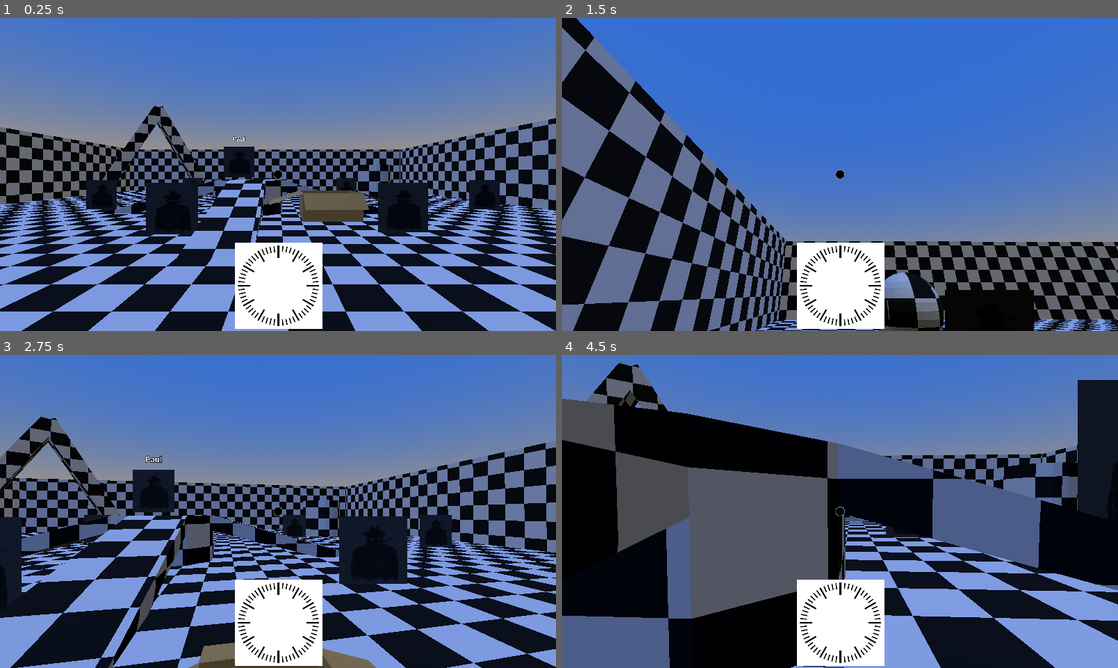
Above: before the commit, frames 1-4 (two rows, left to right).
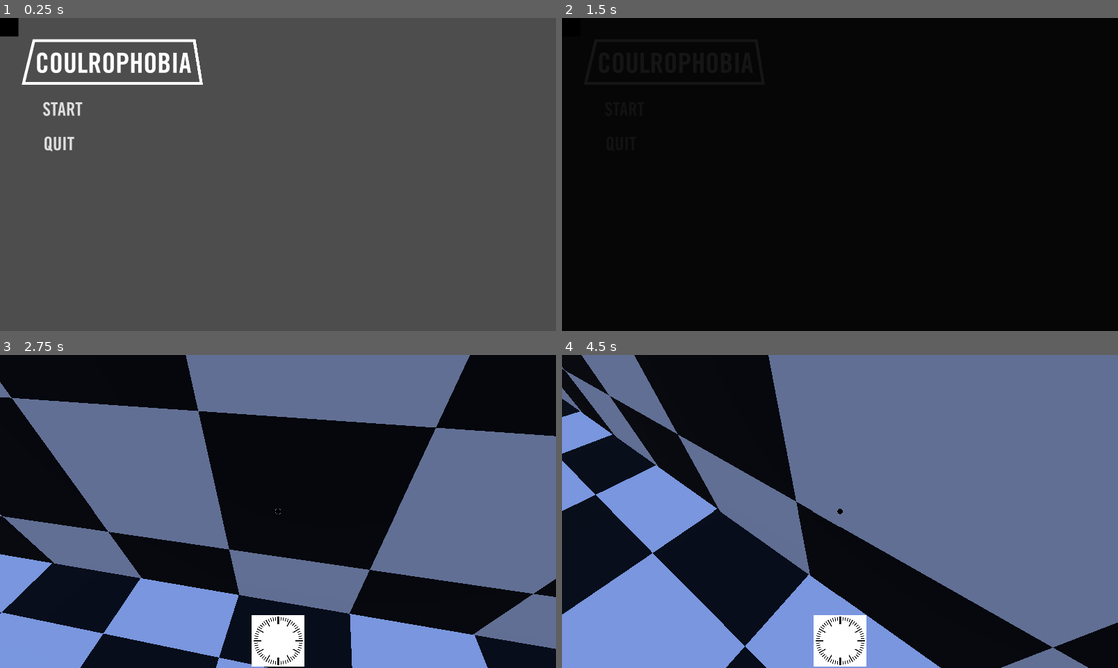
Above: after the commit, the same moments.

Repository: apet2929/brackeys-jam-16
Game: Godot game, scene res://scenes/main_menu.tscn
Same seed, same stepped clock (60 frames per second), same inputs: the game is played once before the commit and once after it. Before the commit the project starts from res://scenes/main.tscn. Video files are missing from this copy of the repository; at most half a second of black plays in their place.
Inputs (mouse positions are in pixels of both pictures, inside the frame that each line leads up to):
- Up to frame 1 (0.25 s): no input
- Up to frame 2 (1.5 s): click (623, 111) at 0.5 s, where only the run after the commit has a clickable "START"; click (623, 111) at 1.25 s, where only the run after the commit has a clickable "START"
- Up to frame 3 (2.75 s): tap Enter (ui_accept) at 2 s; move the mouse to (305, 511) at 2.02 s; hold W (forward) from 2.03 s (still down); hold Ctrl (crouch) from 2.03 s (still down); click (305, 511) at 2.17 s; tap Space (jump) at 2.27 s
- Up to frame 4 (4.5 s): keep holding W (forward); move the mouse to (812, 511) at 2.77 s; release Ctrl (crouch) at 2.78 s; right-click (812, 511) at 2.85 s; tap Space (jump) at 3.02 s; move the mouse to (851, 505) at 3.52 s; tap E (use) at 3.6 s; move the mouse to (834, 517) at 4.27 s; tap Ctrl (crouch) at 4.35 s; click (834, 517) at 4.42 s

The runs differ from the first frame. In frame 1, 99% of the frame differs, in the area x 0-100%, y 0-100%; in frame 2, 79%; in frame 3, 75%; in frame 4, 79%.

Commit message:
Main menu

Diff:
--- a/assets/dialogue_theme.tres
+++ b/assets/dialogue_theme.tres
@@ -1,10 +1,13 @@
 [gd_resource type="Theme" format=3 uid="uid://blgtyb1vfutyc"]
 
 [ext_resource type="FontFile" uid="uid://dqtjp48hbyejs" path="res://assets/fonts/Carpathe/CarpatheBold.ttf" id="1_ddhsp"]
+[ext_resource type="FontFile" uid="uid://dtmadfriyh1m1" path="res://assets/fonts/trade-gothic-bold-condensed-no-20-opentype_ufonts.com.otf" id="2_ddhsp"]
 
 [sub_resource type="StyleBoxFlat" id="StyleBoxFlat_7nxc4"]
 
 [resource]
+default_font = ExtResource("2_ddhsp")
+default_font_size = 16
 LineDisplay/base_type = &"RichTextLabel"
 NameDisplay/base_type = &"RichTextLabel"
 Response/base_type = &"PanelContainer"
--- a/project.godot
+++ b/project.godot
@@ -11,7 +11,7 @@
 [application]
 
 config/name="BrackeysJam16"
-run/main_scene="uid://c60ppto2jqd1r"
+run/main_scene="uid://bx4gqsputi8b1"
 config/features=PackedStringArray("4.7", "GL Compatibility")
 config/icon="res://icon.svg"
 
@@ -21,6 +21,8 @@
 
 [display]
 
+window/size/viewport_width=1920
+window/size/viewport_height=1080
 window/stretch/mode="viewport"
 
 [filesystem]
--- /dev/null
+++ b/scenes/candle.tscn
@@ -0,0 +1,9 @@
+[gd_scene format=3 uid="uid://bu5nag65jgmve"]
+
+[ext_resource type="PackedScene" uid="uid://b1nk7u4phc3sk" path="res://assets/models/candle/candle.glb" id="1_ctofe"]
+
+[node name="candle" unique_id=1835713593 instance=ExtResource("1_ctofe")]
+
+[node name="Point" parent="." index="5" unique_id=1951362631]
+transform = Transform3D(1, 0, 0, 0, -4.371139e-08, 1, 0, -1, -4.371139e-08, 0.0011383878, 0.23383181, -0.0009108132)
+light_energy = 0.1
--- /dev/null
+++ b/scenes/fade_transition.tscn
@@ -0,0 +1,64 @@
+[gd_scene format=3 uid="uid://gk86ip5b2h4t"]
+
+[sub_resource type="Animation" id="Animation_x8c23"]
+length = 0.001
+tracks/0/type = "value"
+tracks/0/imported = false
+tracks/0/enabled = true
+tracks/0/path = NodePath(".:color")
+tracks/0/interp = 1
+tracks/0/loop_wrap = true
+tracks/0/keys = {
+"times": PackedFloat32Array(0),
+"transitions": PackedFloat32Array(1),
+"update": 0,
+"values": [Color(0, 0, 0, 1)]
+}
+
+[sub_resource type="Animation" id="Animation_6uw4y"]
+resource_name = "fade_in"
+tracks/0/type = "value"
+tracks/0/imported = false
+tracks/0/enabled = true
+tracks/0/path = NodePath(".:color")
+tracks/0/interp = 1
+tracks/0/loop_wrap = true
+tracks/0/keys = {
+"times": PackedFloat32Array(0, 1),
+"transitions": PackedFloat32Array(1, 1),
+"update": 0,
+"values": [Color(0, 0, 0, 0), Color(0, 0, 0, 1)]
+}
+
+[sub_resource type="Animation" id="Animation_3nli8"]
+resource_name = "fade_out"
+tracks/0/type = "value"
+tracks/0/imported = false
+tracks/0/enabled = true
+tracks/0/path = NodePath(".:color")
+tracks/0/interp = 1
+tracks/0/loop_wrap = true
+tracks/0/keys = {
+"times": PackedFloat32Array(0.033333335, 0.96666664),
+"transitions": PackedFloat32Array(1, 1),
+"update": 0,
+"values": [Color(0, 0, 0, 1), Color(0, 0, 0, 0)]
+}
+
+[sub_resource type="AnimationLibrary" id="AnimationLibrary_vxaoj"]
+_data = {
+&"RESET": SubResource("Animation_x8c23"),
+&"fade_in": SubResource("Animation_6uw4y"),
+&"fade_out": SubResource("Animation_3nli8")
+}
+
+[node name="fade_transition" type="ColorRect" unique_id=15383382]
+anchors_preset = 15
+anchor_right = 1.0
+anchor_bottom = 1.0
+grow_horizontal = 2
+grow_vertical = 2
+color = Color(0, 0, 0, 1)
+
+[node name="AnimationPlayer" type="AnimationPlayer" parent="." unique_id=184306332]
+libraries/ = SubResource("AnimationLibrary_vxaoj")
--- a/scenes/main.tscn
+++ b/scenes/main.tscn
@@ -1,6 +1,7 @@
 [gd_scene format=3 uid="uid://c60ppto2jqd1r"]
 
 [ext_resource type="Script" uid="uid://cobv4x4ftqfaq" path="res://scripts/main.gd" id="1_o5qli"]
+[ext_resource type="PackedScene" uid="uid://gk86ip5b2h4t" path="res://scenes/fade_transition.tscn" id="2_eb6dy"]
 [ext_resource type="Script" uid="uid://dt0vy6u7msawf" path="res://scripts/ui.gd" id="2_tbgi4"]
 [ext_resource type="PackedScene" uid="uid://dxbcoagxb86wv" path="res://scenes/player.tscn" id="3_jyhfs"]
 [ext_resource type="Texture2D" uid="uid://bfunimk1twiyy" path="res://assets/sprites/watch_face.jpg" id="3_o6xl0"]
@@ -11,6 +12,7 @@
 [ext_resource type="PackedScene" uid="uid://bovaiyxxqciui" path="res://scenes/npc.tscn" id="6_o6xl0"]
 [ext_resource type="Compositor" uid="uid://cd3pypt5f1gmv" path="res://assets/main_compositor.tres" id="6_tipki"]
 [ext_resource type="Script" uid="uid://budsw7lh5w5n" path="res://scripts/dialogue/controllers/cc_paul.gd" id="10_choun"]
+[ext_resource type="PackedScene" uid="uid://bu5nag65jgmve" path="res://scenes/candle.tscn" id="12_trceg"]
 
 [sub_resource type="ParticleProcessMaterial" id="ParticleProcessMaterial_knl0n"]
 gravity = Vector3(0, 0, 0)
@@ -53,6 +55,7 @@
 script = ExtResource("1_o5qli")
 
 [node name="UI" type="Control" parent="." unique_id=1313477241]
+unique_name_in_owner = true
 process_mode = 3
 layout_mode = 3
 anchors_preset = 15
@@ -181,3 +184,8 @@
 
 [node name="Marker3D4" type="Marker3D" parent="navigation_markers" unique_id=369484851 groups=["nav_group_1"]]
 transform = Transform3D(1, 0, 0, 0, 1, 0, 0, 0, 1, 16.337206, -1.9884126, -15.531053)
+
+[node name="candle" parent="." unique_id=1835713593 instance=ExtResource("12_trceg")]
+transform = Transform3D(1, 0, 0, 0, 1, 0, 0, 0, 1, -1.5782671, 0, 1.3620542)
+
+[node name="fade_transition" parent="." unique_id=15383382 instance=ExtResource("2_eb6dy")]
--- /dev/null
+++ b/scenes/main_menu.tscn
@@ -0,0 +1,83 @@
+[gd_scene format=3 uid="uid://bx4gqsputi8b1"]
+
+[ext_resource type="Script" uid="uid://d0e4yi64ykrpu" path="res://scripts/main_menu.gd" id="1_8ln24"]
+[ext_resource type="Theme" uid="uid://blgtyb1vfutyc" path="res://assets/dialogue_theme.tres" id="1_bqqt6"]
+[ext_resource type="FontFile" uid="uid://dtmadfriyh1m1" path="res://assets/fonts/trade-gothic-bold-condensed-no-20-opentype_ufonts.com.otf" id="2_wu84c"]
+[ext_resource type="VideoStream" uid="uid://cr54hg73t2m47" path="res://assets/other/main_menu_candle.ogv" id="3_8ln24"]
+[ext_resource type="PackedScene" uid="uid://gk86ip5b2h4t" path="res://scenes/fade_transition.tscn" id="5_rtw2f"]
+
+[node name="MainMenu" type="Control" unique_id=515518437]
+layout_mode = 3
+anchors_preset = 15
+anchor_right = 1.0
+anchor_bottom = 1.0
+grow_horizontal = 2
+grow_vertical = 2
+script = ExtResource("1_8ln24")
+
+[node name="VideoStreamPlayer" type="VideoStreamPlayer" parent="." unique_id=278644143]
+clip_contents = true
+layout_mode = 1
+anchors_preset = 8
+anchor_left = 0.5
+anchor_top = 0.5
+anchor_right = 0.5
+anchor_bottom = 0.5
+offset_left = -960.0
+offset_top = -540.0
+offset_right = 960.0
+offset_bottom = 540.0
+grow_horizontal = 2
+grow_vertical = 2
+size_flags_horizontal = 6
+size_flags_vertical = 6
+stream = ExtResource("3_8ln24")
+autoplay = true
+loop = true
+
+[node name="Quit" type="Button" parent="." unique_id=1018464484]
+layout_mode = 0
+offset_left = 104.0
+offset_top = 393.0
+offset_right = 304.0
+offset_bottom = 483.0
+theme_override_fonts/font = ExtResource("2_wu84c")
+theme_override_font_sizes/font_size = 64
+text = "QUIT"
+flat = true
+
+[node name="Start" type="Button" parent="." unique_id=1671465123]
+layout_mode = 0
+offset_left = 116.0
+offset_top = 274.0
+offset_right = 316.0
+offset_bottom = 364.0
+theme_override_fonts/font = ExtResource("2_wu84c")
+theme_override_font_sizes/font_size = 64
+text = "START
+"
+flat = true
+
+[node name="Label" type="Label" parent="." unique_id=1025367086]
+layout_mode = 0
+offset_left = 122.0
+offset_top = 119.0
+offset_right = 661.0
+offset_bottom = 206.0
+theme = ExtResource("1_bqqt6")
+theme_override_font_sizes/font_size = 96
+text = "COULROPHOBIA"
+
+[node name="Line2D" type="Line2D" parent="." unique_id=883877165]
+points = PackedVector2Array(81, 226, 117, 78, 671, 78, 695, 226)
+closed = true
+
+[node name="fade_transition" parent="." unique_id=15383382 instance=ExtResource("5_rtw2f")]
+visible = false
+layout_mode = 1
+
+[node name="Timer" type="Timer" parent="fade_transition" unique_id=185619829]
+
+[connection signal="pressed" from="Quit" to="." method="_on_quit_pressed"]
+[connection signal="pressed" from="Start" to="." method="_on_start_pressed"]
+[connection signal="timeout" from="fade_transition/Timer" to="." method="_on_timer_timeout"]
--- a/scripts/dialogue/cutscenes/paul_cutscene_0.gd
+++ b/scripts/dialogue/cutscenes/paul_cutscene_0.gd
@@ -4,7 +4,6 @@
 func _init() -> void:
 	super._ready()
 	self.index = 0
-	print("hey")
 	self.dialogue_root = SpeakerLines.new("Paul",
 		[
 			"Hey, how's it going.",
--- a/scripts/globals.gd
+++ b/scripts/globals.gd
@@ -12,14 +12,20 @@
 
 # setup that runs after this node is inserted into the tree
 func _ready():
-	main = get_tree().root.find_child("Main", true, false)
-	ui = get_tree().root.find_child("UI", true, false)
-	self.call_deferred("_after_ready")
-
-	print(main)
-	print(ui)
-	pass
+	initialize()
 
 # setup that runs after all nodes have been inserted into the tree
 func _after_ready():
 	pass
+
+func initialize():
+	var root_node = get_tree().current_scene
+	if root_node is Main:
+		main = get_tree().current_scene
+		ui = get_tree().root.find_child("UI", true, false)
+		self.call_deferred("_after_ready")
+
+		print(main)
+		print(ui)
+	print('initialized')
+	print(root_node)
--- a/scripts/main.gd
+++ b/scripts/main.gd
@@ -12,8 +12,12 @@
 var first_input_captured = false
 
 func _ready() -> void:
+
+	Globals.initialize()
+	$UI.globals_ready()
 	$UI.dialogue_end.connect(increment_time)
 	current_time_updated.emit(current_time)
+	$fade_transition/AnimationPlayer.play("fade_out")
 
 func _input(event: InputEvent) -> void:
 	if event is InputEventMouseButton and event.pressed:
--- /dev/null
+++ b/scripts/main_menu.gd
@@ -0,0 +1,18 @@
+extends Control
+
+@onready var fade = $fade_transition
+@onready var fade_timer = $fade_transition/Timer
+@onready var fade_animation = $fade_transition/AnimationPlayer
+
+func _on_start_pressed() -> void:
+	fade.show()
+	fade_timer.start()
+	fade_animation.play("fade_in")
+
+
+func _on_quit_pressed() -> void:
+	get_tree().quit()
+
+
+func _on_timer_timeout() -> void:
+	get_tree().change_scene_to_file("res://scenes/main.tscn")
--- a/scripts/player.gd
+++ b/scripts/player.gd
@@ -20,11 +20,11 @@
 func _ready() -> void:
 	add_to_inventory(load("res://scenes/gun.tscn"))
 	add_to_inventory(load("res://scenes/gun2.tscn"))
-	Globals.ui.dialogue_start.connect(
+	%UI.dialogue_start.connect(
 		(func (_arg):
 			self.process_mode = Node.PROCESS_MODE_DISABLED))
 
-	Globals.ui.dialogue_end.connect(
+	%UI.dialogue_end.connect(
 		(func ():
 			self.process_mode = Node.PROCESS_MODE_INHERIT))
 
@@ -69,7 +69,7 @@
 		velocity.z = move_toward(velocity.z, 0, SPEED)
 
 	_push_away_rigid_bodies()
-	if !Globals.ui.in_dialogue(): # one last physics process seems to go through after pausing/unpausing node, causing error in Godot physics processing
+	if !%UI.in_dialogue(): # one last physics process seems to go through after pausing/unpausing node, causing error in Godot physics processing
 		move_and_slide()
 
 func pickup_item(target):
--- a/scripts/ui.gd
+++ b/scripts/ui.gd
@@ -10,7 +10,7 @@
 var current_line = 0
 var selecting_response = false
 
-func _ready() -> void:
+func globals_ready() -> void:
 	$Timer.max_value = Globals.main.MAX_TIME
 	Globals.main.current_time_updated.connect(update_timer)
 
Binary file added: assets/fonts/trade-gothic-bold-condensed-no-20-opentype_ufonts.com.otf
Not shown, added: assets/fonts/trade-gothic-bold-condensed-no-20-opentype_ufonts.com.otf.import
Binary file added: assets/models/candle/candle.glb
Not shown, added: assets/models/candle/candle.glb.import
Not shown, added: assets/other/main_menu_candle.ogv.uid
Not shown, added: scripts/main_menu.gd.uid
Not shown, added: assets/models/candle/candle.blend
Not shown, added: assets/models/candle/candle.blend1
Not shown, added: assets/other/main_menu_candle.ogv
